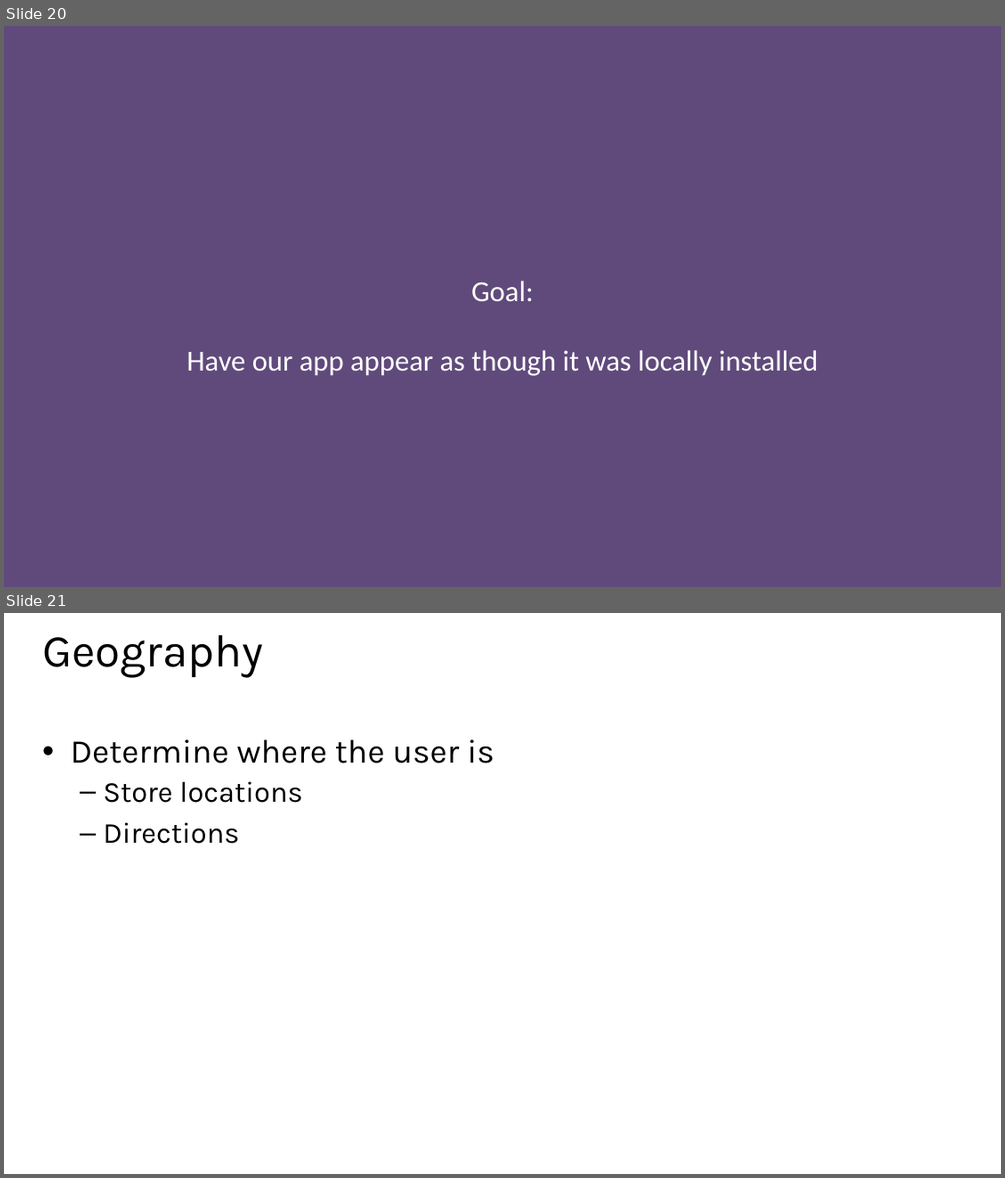
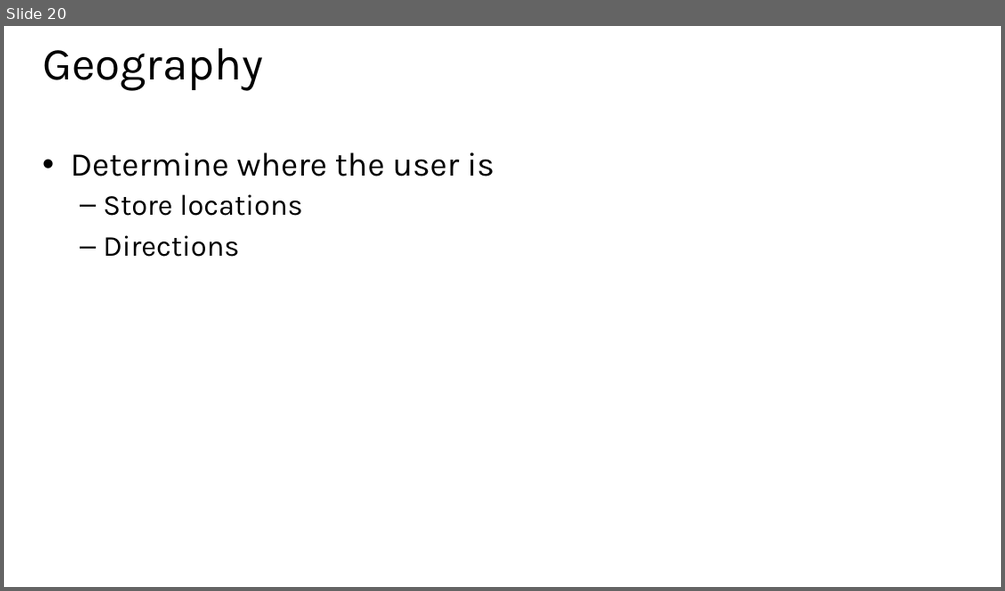
Before and after one commit to CharaD7/FrayedKnot, a slide deck: Slides/M6 Offline Data.pptx. Shown one above the other, each under a label of ours: slides 20 and 21 before the commit, slide 20 after it. The pictures are 1005x1178 and 1005x591 pixels, drawn with LibreOffice and Linux fonts; fonts in the diff are those of the drawing. Boxes give left, top, right and bottom in pixels: in the first picture for what was removed or moved away, otherwise in the second. Text is boxed around its words. In the diff, an @@ line names an element or a change of style, - is before the commit and + after.

Commit message:
slide updates

```diff
--- a/Slides/M6 Offline Data.pptx
+++ b/Slides/M6 Offline Data.pptx
@@ slide 20 removed at (4,26,1001,587), background #604A7B @@
@@ text removed at (186,281,818,376) @@
-Goal:
-Have our app appear as though it was locally installed
@@ what was slide 21 is now slide 20 @@
```
